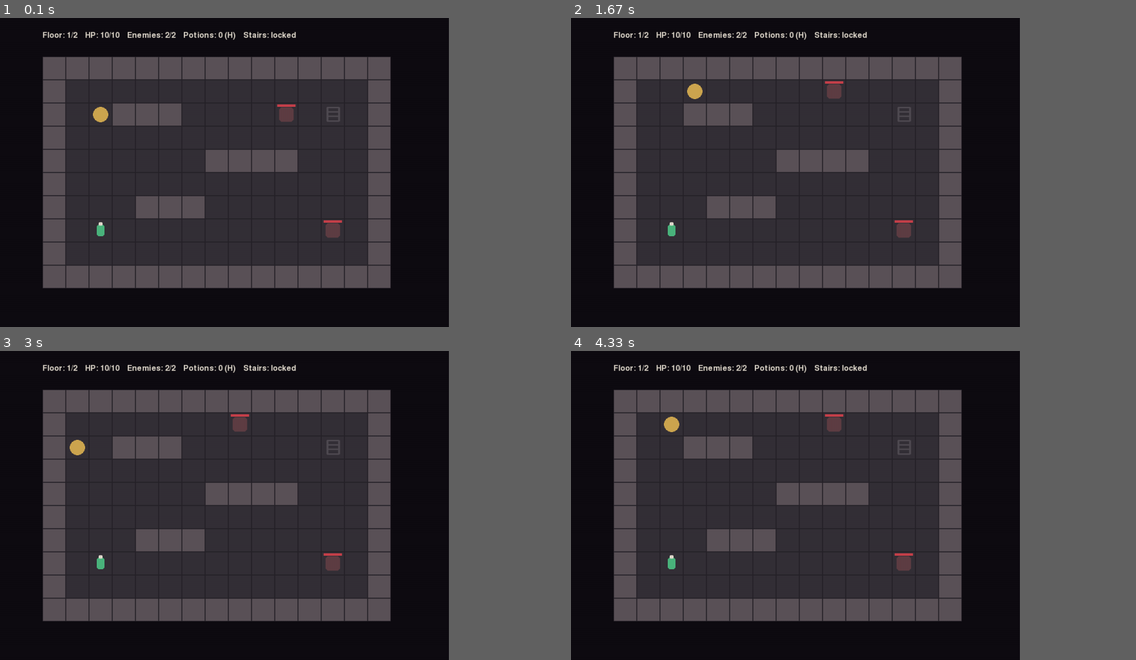
Above: before the commit, frames 1-4 (two rows, left to right).
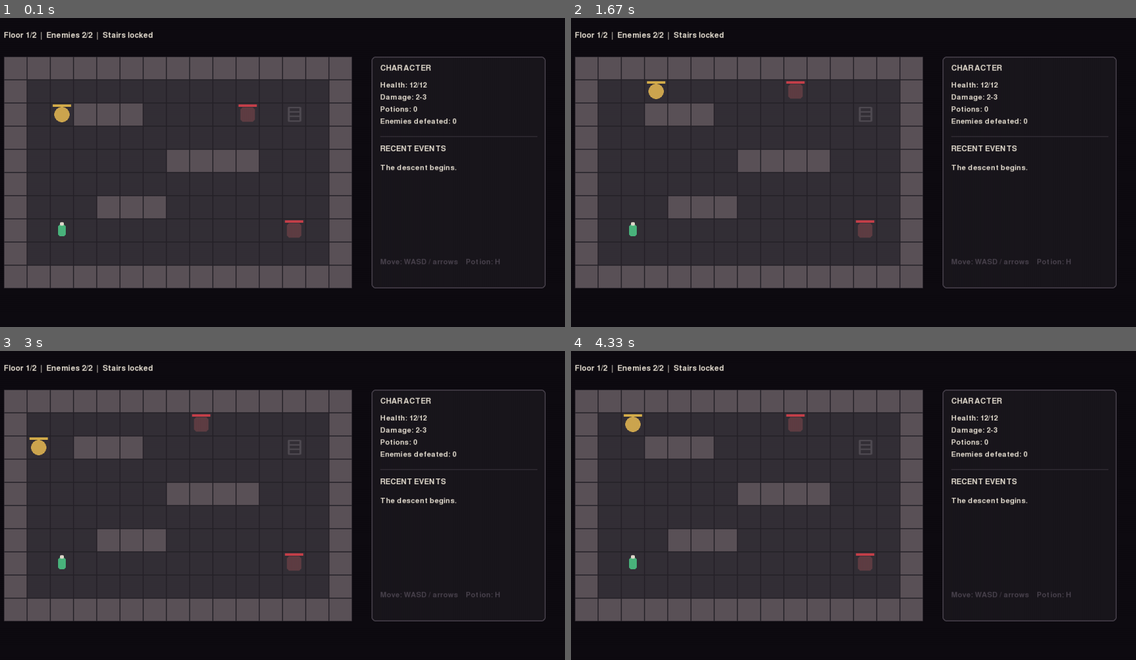
Above: after the commit, the same moments.

Repository: Akhmedkhanov-Gasan/crypta
Game: pygame game, started from main.py
Same seed, same stepped clock (60 frames per second), same inputs: the game is played once before the commit and once after it.
Inputs:
- Up to frame 1 (0.1 s): no input
- Up to frame 2 (1.67 s): tap A at 0.33 s; hold Right 0.67-1.13 s; hold Up 1.17-1.47 s; hold Right from 1.5 s (still down)
- Up to frame 3 (3 s): release Right at 1.97 s; hold Left 2-2.53 s; hold Down 2.57-2.87 s; hold Left from 2.9 s (still down)
- Up to frame 4 (4.33 s): release Left at 3.3 s; hold Up 3.33-3.7 s; hold Right from 3.73 s (still down)
In our replay, the window is 720x480 before the commit and 900x480 after it. These sizes can differ from the game's own. Grey fills any space a smaller window leaves; there, only what the larger window draws over its background counts as a difference.

The runs differ from the first frame. In frame 1, 20% of the frame differs, in the area x 0-97%, y 4-88%; in frame 2, 21%; in frame 3, 20%; in frame 4, 21%.

Commit message:
feat: add combat feedback and character sidebar v0.4

Diff:
--- a/logic.py
+++ b/logic.py
@@ -1,7 +1,26 @@
 import random
 from collections import deque
 
-from settings import ENEMY_AGGRO_RADIUS, ENEMY_WANDER_CHANCE
+from settings import (
+    ENEMY_AGGRO_RADIUS,
+    ENEMY_DAMAGE_VALUES,
+    ENEMY_DAMAGE_WEIGHTS,
+    ENEMY_WANDER_CHANCE,
+    PLAYER_DAMAGE_MAX,
+    PLAYER_DAMAGE_MIN,
+)
+
+
+def roll_player_damage():
+    return random.randint(PLAYER_DAMAGE_MIN, PLAYER_DAMAGE_MAX)
+
+
+def roll_enemy_damage():
+    return random.choices(
+        ENEMY_DAMAGE_VALUES,
+        weights=ENEMY_DAMAGE_WEIGHTS,
+        k=1,
+    )[0]
 
 
 def can_move_to(dungeon_map, column, row):
--- a/main.py
+++ b/main.py
@@ -6,6 +6,8 @@
     move_enemy,
     move_enemy_randomly,
     positions_are_adjacent,
+    roll_enemy_damage,
+    roll_player_damage,
     update_enemy_aggro,
 )
 from rendering import (
@@ -13,14 +15,14 @@
     draw_enemy,
     draw_player,
     draw_potion,
+    draw_sidebar,
     draw_stairs,
     draw_status,
 )
 from settings import (
     BACKGROUND_COLOR,
-    ENEMY_DAMAGE,
+    COMBAT_LOG_LIMIT,
     FPS,
-    PLAYER_DAMAGE,
     PLAYER_MAX_HEALTH,
     POTION_HEALING,
     WINDOW_HEIGHT,
@@ -33,7 +35,7 @@
     player_column, player_row = floor["player_start"]
     enemies = []
 
-    for enemy_data in floor["enemies"]:
+    for enemy_number, enemy_data in enumerate(floor["enemies"], start=1):
         enemy_column, enemy_row = enemy_data["position"]
         enemy_health = enemy_data["health"]
         enemies.append(
@@ -43,6 +45,7 @@
                 "health": enemy_health,
                 "max_health": enemy_health,
                 "is_aggro": False,
+                "name": f"Enemy {enemy_number}",
             }
         )
 
@@ -59,6 +62,13 @@
     }
 
 
+def add_log_message(combat_log, message):
+    combat_log.append(message)
+
+    if len(combat_log) > COMBAT_LOG_LIMIT:
+        combat_log.pop(0)
+
+
 def main():
     pygame.init()
 
@@ -66,12 +76,15 @@
     pygame.display.set_caption("Crypta")
     clock = pygame.time.Clock()
     font = pygame.font.Font(None, 24)
+    log_font = pygame.font.Font(None, 22)
 
     floor_index = 0
     floor_state = create_floor_state(floor_index)
     player_health = PLAYER_MAX_HEALTH
     potion_count = 0
+    enemies_defeated = 0
     game_won = False
+    combat_log = ["The descent begins."]
     running = True
 
     while running:
@@ -85,7 +98,9 @@
                         floor_state = create_floor_state(floor_index)
                         player_health = PLAYER_MAX_HEALTH
                         potion_count = 0
+                        enemies_defeated = 0
                         game_won = False
+                        combat_log = ["The descent begins."]
                     continue
 
                 column_change = 0
@@ -133,18 +148,37 @@
                     and potion_count > 0
                     and player_health < PLAYER_MAX_HEALTH
                 ):
+                    previous_health = player_health
                     player_health = min(
                         PLAYER_MAX_HEALTH,
                         player_health + POTION_HEALING,
                     )
                     potion_count -= 1
                     player_acted = True
+                    healed_health = player_health - previous_health
+                    add_log_message(
+                        combat_log,
+                        f"Hero heals {healed_health} HP.",
+                    )
                 elif player_tried_to_move:
                     if target_enemy:
+                        damage = roll_player_damage()
                         target_enemy["health"] = max(
                             0,
-                            target_enemy["health"] - PLAYER_DAMAGE,
-                        )
+                            target_enemy["health"] - damage,
+                        )
+                        add_log_message(
+                            combat_log,
+                            f"Hero hits {target_enemy['name']} for {damage}.",
+                        )
+
+                        if target_enemy["health"] <= 0:
+                            enemies_defeated += 1
+                            add_log_message(
+                                combat_log,
+                                f"{target_enemy['name']} is defeated.",
+                            )
+
                         player_acted = True
                     elif (
                         not target_is_locked_stairs
@@ -168,6 +202,10 @@
                         ):
                             potion_count += 1
                             floor_state["potion_is_on_map"] = False
+                            add_log_message(
+                                combat_log,
+                                "Hero picks up a potion.",
+                            )
 
                         reached_open_stairs = (
                             not any(
@@ -184,21 +222,36 @@
                         if reached_open_stairs:
                             if floor_index == len(FLOORS) - 1:
                                 game_won = True
+                                add_log_message(
+                                    combat_log,
+                                    "The Crypta is conquered.",
+                                )
                             else:
                                 floor_index += 1
                                 floor_state = create_floor_state(floor_index)
                                 player_acted = False
+                                add_log_message(
+                                    combat_log,
+                                    f"Hero descends to floor {floor_index + 1}.",
+                                )
 
                 if player_acted:
                     for enemy in floor_state["enemies"]:
                         if enemy["health"] <= 0:
                             continue
 
+                        enemy_was_aggro = enemy["is_aggro"]
                         update_enemy_aggro(
                             enemy,
                             floor_state["player_column"],
                             floor_state["player_row"],
                         )
+
+                        if not enemy_was_aggro and enemy["is_aggro"]:
+                            add_log_message(
+                                combat_log,
+                                f"{enemy['name']} spots the hero.",
+                            )
 
                         occupied_positions = {
                             (other_enemy["column"], other_enemy["row"])
@@ -228,11 +281,21 @@
                                 floor_state["player_row"],
                                 occupied_positions,
                             )
+                            enemy_was_aggro = enemy["is_aggro"]
                             update_enemy_aggro(
                                 enemy,
                                 floor_state["player_column"],
                                 floor_state["player_row"],
                             )
+
+                            if (
+                                not enemy_was_aggro
+                                and enemy["is_aggro"]
+                            ):
+                                add_log_message(
+                                    combat_log,
+                                    f"{enemy['name']} spots the hero.",
+                                )
 
                         if (
                             enemy["is_aggro"]
@@ -243,12 +306,21 @@
                                 enemy["row"],
                             )
                         ):
+                            damage = roll_enemy_damage()
                             player_health = max(
                                 0,
-                                player_health - ENEMY_DAMAGE,
+                                player_health - damage,
+                            )
+                            add_log_message(
+                                combat_log,
+                                f"{enemy['name']} hits hero for {damage}.",
                             )
 
                         if player_health <= 0:
+                            add_log_message(
+                                combat_log,
+                                "The hero has fallen.",
+                            )
                             break
 
         screen.fill(BACKGROUND_COLOR)
@@ -272,6 +344,7 @@
             screen,
             floor_state["player_column"],
             floor_state["player_row"],
+            player_health,
         )
         for enemy in floor_state["enemies"]:
             if enemy["health"] > 0:
@@ -282,8 +355,16 @@
             floor_index,
             player_health,
             floor_state["enemies"],
+            game_won,
+        )
+        draw_sidebar(
+            screen,
+            font,
+            log_font,
+            combat_log,
+            player_health,
             potion_count,
-            game_won,
+            enemies_defeated,
         )
         pygame.display.flip()
         clock.tick(FPS)
--- a/rendering.py
+++ b/rendering.py
@@ -8,7 +8,12 @@
     HEALTH_BAR_BACKGROUND,
     HEALTH_BAR_COLOR,
     LOCKED_COLOR,
+    PANEL_BORDER_COLOR,
+    PANEL_COLOR,
     PLAYER_COLOR,
+    PLAYER_DAMAGE_MAX,
+    PLAYER_DAMAGE_MIN,
+    PLAYER_HEALTH_BAR_COLOR,
     PLAYER_MAX_HEALTH,
     POTION_COLOR,
     SLEEPING_ENEMY_COLOR,
@@ -23,8 +28,12 @@
 
 MAP_WIDTH = len(FLOORS[0]["map"][0]) * TILE_SIZE
 MAP_HEIGHT = len(FLOORS[0]["map"]) * TILE_SIZE
-MAP_OFFSET_X = (WINDOW_WIDTH - MAP_WIDTH) // 2
+MAP_OFFSET_X = 40
 MAP_OFFSET_Y = (WINDOW_HEIGHT - MAP_HEIGHT) // 2
+SIDEBAR_X = MAP_OFFSET_X + MAP_WIDTH + 40
+SIDEBAR_Y = MAP_OFFSET_Y
+SIDEBAR_WIDTH = WINDOW_WIDTH - SIDEBAR_X - 40
+SIDEBAR_HEIGHT = MAP_HEIGHT
 
 
 def draw_dungeon(screen, dungeon_map):
@@ -39,7 +48,7 @@
             pygame.draw.rect(screen, GRID_COLOR, tile_rectangle, 1)
 
 
-def draw_player(screen, column, row):
+def draw_player(screen, column, row, health):
     center_x = MAP_OFFSET_X + column * TILE_SIZE + TILE_SIZE // 2
     center_y = MAP_OFFSET_Y + row * TILE_SIZE + TILE_SIZE // 2
     pygame.draw.circle(
@@ -47,6 +56,23 @@
         PLAYER_COLOR,
         (center_x, center_y),
         TILE_SIZE // 3,
+    )
+
+    health_ratio = health / PLAYER_MAX_HEALTH
+    bar_x = MAP_OFFSET_X + column * TILE_SIZE + 5
+    bar_y = MAP_OFFSET_Y + row * TILE_SIZE + 3
+    bar_width = TILE_SIZE - 10
+    bar_height = 5
+
+    pygame.draw.rect(
+        screen,
+        HEALTH_BAR_BACKGROUND,
+        (bar_x, bar_y, bar_width, bar_height),
+    )
+    pygame.draw.rect(
+        screen,
+        PLAYER_HEALTH_BAR_COLOR,
+        (bar_x, bar_y, int(bar_width * health_ratio), bar_height),
     )
 
 
@@ -135,18 +161,15 @@
     floor_index,
     player_health,
     enemies,
-    potion_count,
     game_won,
 ):
     living_enemy_count = sum(enemy["health"] > 0 for enemy in enemies)
     total_enemy_count = len(enemies)
     stairs_are_open = living_enemy_count == 0
     status = (
-        f"Floor: {floor_index + 1}/{len(FLOORS)}    "
-        f"HP: {player_health}/{PLAYER_MAX_HEALTH}    "
-        f"Enemies: {living_enemy_count}/{total_enemy_count}    "
-        f"Potions: {potion_count} (H)    "
-        f"Stairs: {'open' if stairs_are_open else 'locked'}"
+        f"Floor {floor_index + 1}/{len(FLOORS)}  |  "
+        f"Enemies {living_enemy_count}/{total_enemy_count}  |  "
+        f"Stairs {'open' if stairs_are_open else 'locked'}"
     )
     screen.blit(font.render(status, True, TEXT_COLOR), (MAP_OFFSET_X, 28))
 
@@ -166,6 +189,78 @@
     if message:
         message_surface = font.render(message, True, message_color)
         message_rectangle = message_surface.get_rect(
-            center=(WINDOW_WIDTH // 2, WINDOW_HEIGHT - 38)
+            center=(
+                MAP_OFFSET_X + MAP_WIDTH // 2,
+                WINDOW_HEIGHT - 38,
+            )
         )
         screen.blit(message_surface, message_rectangle)
+
+
+def draw_sidebar(
+    screen,
+    title_font,
+    log_font,
+    combat_log,
+    player_health,
+    potion_count,
+    enemies_defeated,
+):
+    panel_rectangle = pygame.Rect(
+        SIDEBAR_X,
+        SIDEBAR_Y,
+        SIDEBAR_WIDTH,
+        SIDEBAR_HEIGHT,
+    )
+    pygame.draw.rect(screen, PANEL_COLOR, panel_rectangle, border_radius=8)
+    pygame.draw.rect(
+        screen,
+        PANEL_BORDER_COLOR,
+        panel_rectangle,
+        width=2,
+        border_radius=8,
+    )
+
+    title_surface = title_font.render("CHARACTER", True, TEXT_COLOR)
+    screen.blit(title_surface, (SIDEBAR_X + 18, SIDEBAR_Y + 16))
+
+    character_lines = [
+        f"Health: {player_health}/{PLAYER_MAX_HEALTH}",
+        f"Damage: {PLAYER_DAMAGE_MIN}-{PLAYER_DAMAGE_MAX}",
+        f"Potions: {potion_count}",
+        f"Enemies defeated: {enemies_defeated}",
+    ]
+
+    line_y = SIDEBAR_Y + 52
+
+    for line in character_lines:
+        line_surface = log_font.render(line, True, TEXT_COLOR)
+        screen.blit(line_surface, (SIDEBAR_X + 18, line_y))
+        line_y += 25
+
+    divider_y = SIDEBAR_Y + 165
+    pygame.draw.line(
+        screen,
+        PANEL_BORDER_COLOR,
+        (SIDEBAR_X + 18, divider_y),
+        (SIDEBAR_X + SIDEBAR_WIDTH - 18, divider_y),
+        1,
+    )
+
+    events_title = title_font.render("RECENT EVENTS", True, TEXT_COLOR)
+    screen.blit(events_title, (SIDEBAR_X + 18, divider_y + 18))
+
+    line_y = divider_y + 58
+
+    for message in combat_log:
+        message_surface = log_font.render(message, True, TEXT_COLOR)
+        screen.blit(message_surface, (SIDEBAR_X + 18, line_y))
+        line_y += 26
+
+    controls_y = SIDEBAR_Y + SIDEBAR_HEIGHT - 62
+    controls_surface = log_font.render(
+        "Move: WASD / arrows    Potion: H",
+        True,
+        PANEL_BORDER_COLOR,
+    )
+    screen.blit(controls_surface, (SIDEBAR_X + 18, controls_y))
--- a/settings.py
+++ b/settings.py
@@ -1,4 +1,4 @@
-WINDOW_WIDTH = 960
+WINDOW_WIDTH = 1200
 WINDOW_HEIGHT = 640
 FPS = 60
 TILE_SIZE = 48
@@ -16,10 +16,16 @@
 TEXT_COLOR = (225, 218, 205)
 HEALTH_BAR_BACKGROUND = (45, 25, 30)
 HEALTH_BAR_COLOR = (200, 65, 75)
+PLAYER_HEALTH_BAR_COLOR = (215, 175, 75)
+PANEL_COLOR = (26, 23, 29)
+PANEL_BORDER_COLOR = (74, 67, 78)
 
-PLAYER_MAX_HEALTH = 10
-PLAYER_DAMAGE = 2
-ENEMY_DAMAGE = 1
+PLAYER_MAX_HEALTH = 12
+PLAYER_DAMAGE_MIN = 2
+PLAYER_DAMAGE_MAX = 3
+ENEMY_DAMAGE_VALUES = (1, 2, 3)
+ENEMY_DAMAGE_WEIGHTS = (75, 20, 5)
 ENEMY_AGGRO_RADIUS = 5
 ENEMY_WANDER_CHANCE = 0.35
 POTION_HEALING = 4
+COMBAT_LOG_LIMIT = 5
